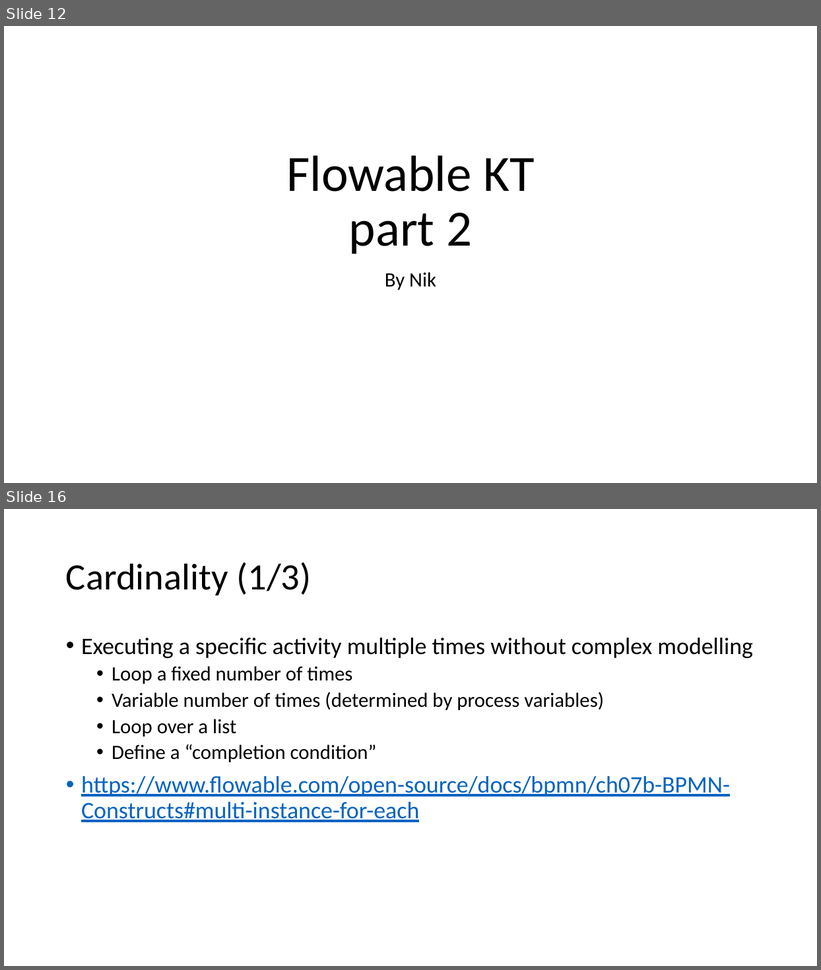
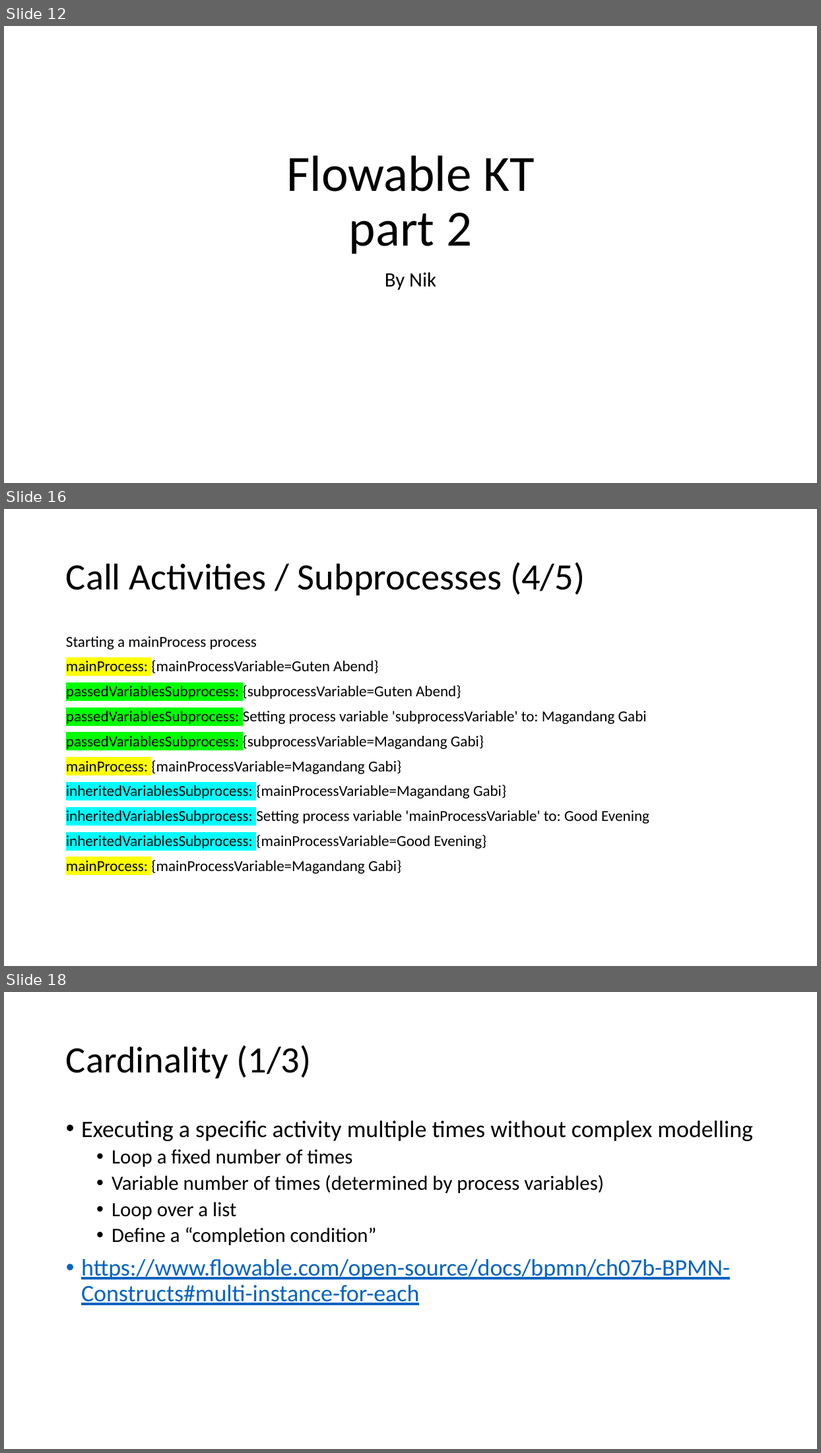
Before and after one commit to nkilchenmann/niks-flowable-demo, a slide deck: flowable-demo/src/main/resources/devsupport/Flowable_Demo.pptx. Shown one above the other, each under a label of ours: slides 12 and 16 before the commit, slides 12, 16 and 18 after it; the slides between them are not shown. The pictures are 821x970 and 821x1453 pixels, drawn with LibreOffice and Linux fonts; fonts in the diff are those of the drawing. Boxes give left, top, right and bottom in pixels: in the first picture for what was removed or moved away, otherwise in the second. Text is boxed around its words. In the diff, an @@ line names an element or a change of style, - is before the commit and + after.

Commit message:
added call activity variables example

```diff
--- a/flowable-demo/src/main/resources/devsupport/Flowable_Demo.pptx
+++ b/flowable-demo/src/main/resources/devsupport/Flowable_Demo.pptx
@@ slide 16 added at box(4, 509, 817, 966), background #FFFFFF @@
@@ title added at box(66, 562, 585, 595), 44 pt, text #000000 @@
+Call Activities / Subprocesses (4/5)
@@ text added at box(66, 636, 649, 874), 18 pt, text #000000 @@
+Starting a mainProcess process
+mainProcess: {mainProcessVariable=Guten Abend}
+passedVariablesSubprocess: {subprocessVariable=Guten Abend}
+passedVariablesSubprocess: Setting process variable 'subprocessVariable' to: Magandang Gabi
+passedVariablesSubprocess: {subprocessVariable=Magandang Gabi}
+mainProcess: {mainProcessVariable=Magandang Gabi}
+inheritedVariablesSubprocess: {mainProcessVariable=Magandang Gabi}
+inheritedVariablesSubprocess: Setting process variable 'mainProcessVariable' to: Good Evening
+inheritedVariablesSubprocess: {mainProcessVariable=Good Evening}
+mainProcess: {mainProcessVariable=Magandang Gabi}
@@ what was slide 16 is now slide 18 @@
```
Also in this commit, not shown: 3 slides changed, 1 other slide added, 7 other files.
